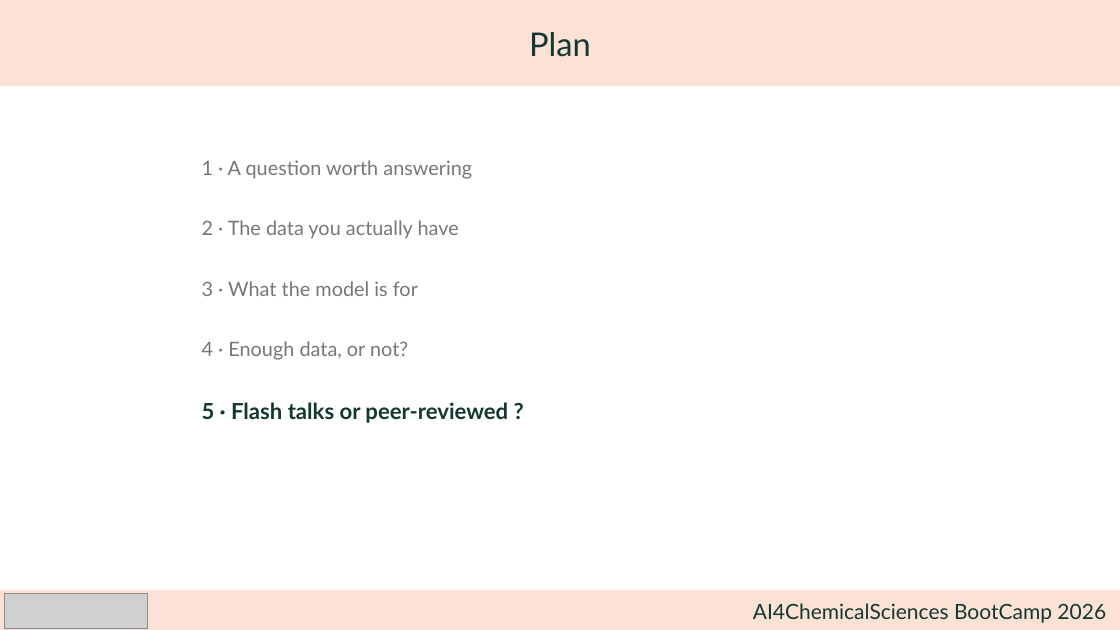
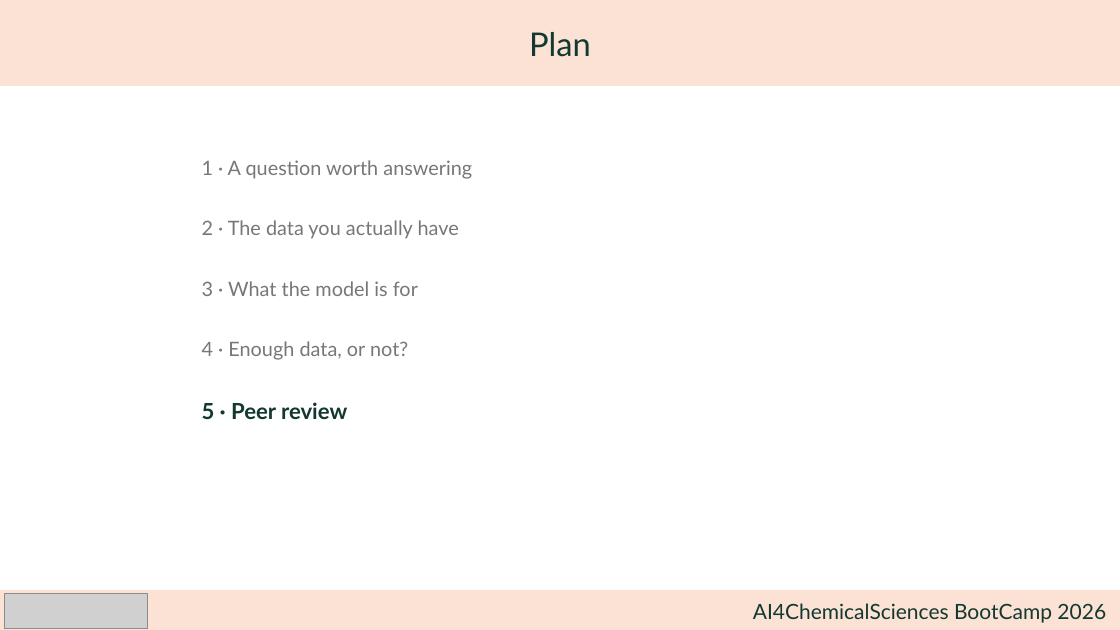
Before and after one commit to julschleinitz/ai4chemistry-bootcamp, a slide deck: slide 17 of personnal_project_1/hackathon_kickoff-frame-your-project_vf.pptx (slide 18 before the commit). Drawn at 1120x630 pixels with LibreOffice and Linux fonts; fonts in the diff are those of the drawing; grey boxes stand for pictures. Boxes give left, top, right and bottom in pixels: in the first picture for what was removed or moved away, otherwise in the second. Text is boxed around its words. In the diff, an @@ line names an element or a change of style, - is before the commit and + after.

```diff
--- a/personnal_project_1/hackathon_kickoff-frame-your-project_vf.pptx
+++ b/personnal_project_1/hackathon_kickoff-frame-your-project_vf.pptx
@@ text at (202, 402, 347, 419): text changed @@
-5 · Flash talks or peer-reviewed ?
+5 · Peer review
```
Also in this commit, not shown: 5 other slides changed, 1 slide removed, 2 other files.
